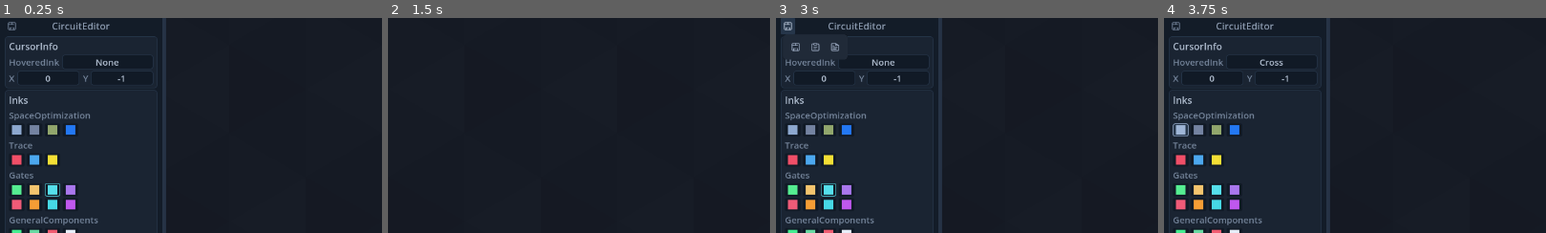
Above: before the commit, frames 1-4 (left to right).
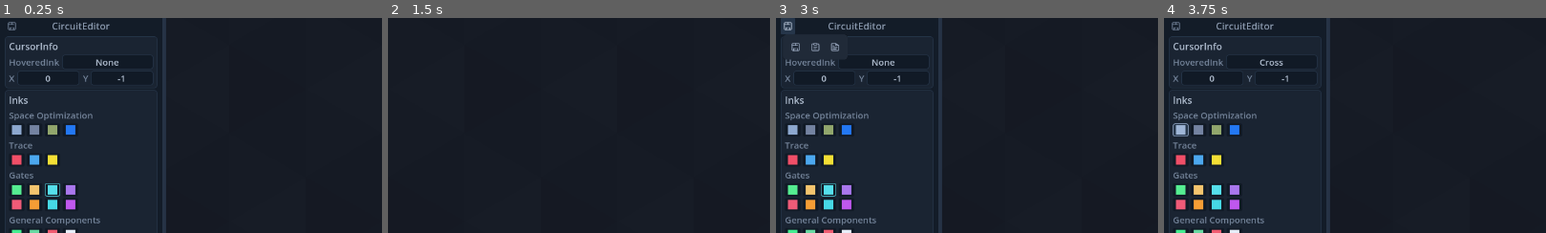
Above: after the commit, the same moments.

Repository: Erlkonigal/OpenCircuitBoard
Game: Godot game, scene res://main.tscn
The game is run twice, just before and just after one commit, with the same random seed, the same clock (stepped at 60 frames per second) and the same inputs.
Inputs (mouse positions are % of the whole screen's width and height, from its top left):
- Up to frame 1 (0.25 s): no input
- Up to frame 2 (1.5 s): click (2, 3) at 0.5 s; click (98, 3) at 1.25 s
- Up to frame 3 (3 s): click (2, 3) at 2 s; click (2, 7) at 2.75 s
- Up to frame 4 (3.75 s): click (2, 31) at 3.52 s
The pictures show only the part of the screen within x 0-50%, y 5-55%; the shares and areas given below are measured in that part.

The runs differ from the first frame. In frame 1, 0.5% of the frame differs, in the area x 9-27%, y 43-97%; in frame 2, nothing differs; in frame 3, 0.5%; in frame 4, 0.5%.

Commit message:
Format tool category labels
Add spaces to the Space Optimization and General Components labels.

Diff:
--- a/scripts/inkRegistry.gd
+++ b/scripts/inkRegistry.gd
@@ -2,10 +2,10 @@
 
 static func getInks() -> Array[Dictionary]:
 	return [
-		{"toolId": "cross", "title": "Cross", "category": "SpaceOptimization", "color": Color("8da8cf")},
-		{"toolId": "tunnel", "title": "Tunnel", "category": "SpaceOptimization", "color": Color("7483a1")},
-		{"toolId": "mesh", "title": "Mesh", "category": "SpaceOptimization", "color": Color("91a66c")},
-		{"toolId": "bus", "title": "Bus", "category": "SpaceOptimization", "color": Color("2378f4")},
+		{"toolId": "cross", "title": "Cross", "category": "Space Optimization", "color": Color("8da8cf")},
+		{"toolId": "tunnel", "title": "Tunnel", "category": "Space Optimization", "color": Color("7483a1")},
+		{"toolId": "mesh", "title": "Mesh", "category": "Space Optimization", "color": Color("91a66c")},
+		{"toolId": "bus", "title": "Bus", "category": "Space Optimization", "color": Color("2378f4")},
 		{"toolId": "read", "title": "Read", "category": "Trace", "color": Color("f04f68")},
 		{"toolId": "write", "title": "Write", "category": "Trace", "color": Color("4ca8ef")},
 		{"toolId": "trace", "title": "Trace", "category": "Trace", "color": Color("f4df35")},
@@ -17,10 +17,10 @@
 		{"toolId": "nand", "title": "Nand", "category": "Gates", "color": Color("f59d35")},
 		{"toolId": "nor", "title": "Nor", "category": "Gates", "color": Color("46d8e5")},
 		{"toolId": "xnor", "title": "Xnor", "category": "Gates", "color": Color("bf58ee")},
-		{"toolId": "latchOn", "title": "LatchOn", "category": "GeneralComponents", "color": Color("43ec90")},
-		{"toolId": "latchOff", "title": "LatchOff", "category": "GeneralComponents", "color": Color("67d9a2")},
-		{"toolId": "clock", "title": "Clock", "category": "GeneralComponents", "color": Color("f05b70")},
-		{"toolId": "led", "title": "Led", "category": "GeneralComponents", "color": Color("e6edf8")},
+		{"toolId": "latchOn", "title": "LatchOn", "category": "General Components", "color": Color("43ec90")},
+		{"toolId": "latchOff", "title": "LatchOff", "category": "General Components", "color": Color("67d9a2")},
+		{"toolId": "clock", "title": "Clock", "category": "General Components", "color": Color("f05b70")},
+		{"toolId": "led", "title": "Led", "category": "General Components", "color": Color("e6edf8")},
 	]
 
 static func getBoardToolRegistry() -> Dictionary:
